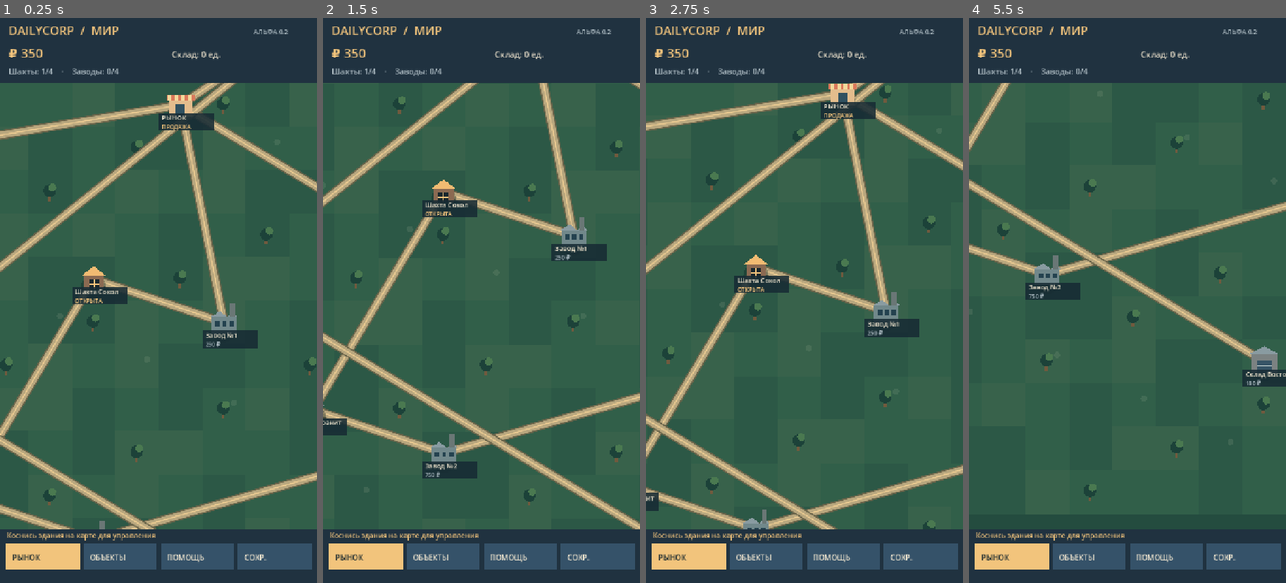
Above: before the commit, frames 1-4 (left to right).
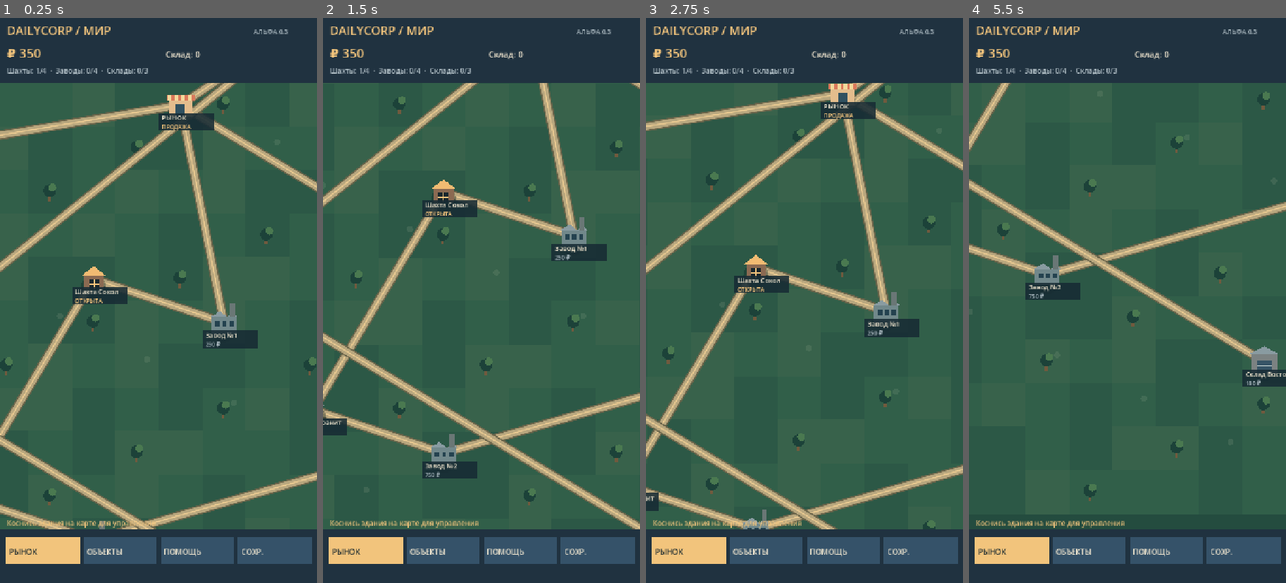
Above: after the commit, the same moments.

Repository: WarfWar/DailyCorp
Game: Godot game, scene res://scenes/main.tscn
The game is run twice, just before and just after one commit, with the same random seed, the same clock (stepped at 60 frames per second) and the same inputs.
Inputs (mouse positions are in pixels of both pictures, inside the frame that each line leads up to):
- Up to frame 1 (0.25 s): no input
- Up to frame 2 (1.5 s): tap Enter at 0.5 s; drag from (481, 300) to (513, 176) at 0.52 s; tap Space at 1.25 s; drag from (481, 300) to (465, 413) at 1.27 s
- Up to frame 3 (2.75 s): tap Enter at 2 s; move the mouse to (836, 176) at 2.02 s; click (836, 176) at 2.17 s
- Up to frame 4 (5.5 s): tap Space at 2.75, 5 s; drag from (1111, 413) to (1032, 215) at 2.77 s; tap Enter at 3.5 s; move the mouse to (1222, 385) at 3.52 s; click (1222, 385) at 3.67 s; click "✕" at 4.25 s; drag from (1032, 215) to (1079, 159) at 5.02 s

The runs differ from the first frame. In frame 1, 4.0% of the frame differs, in the area x 1-99%, y 1-98%; in frame 2, 4.0%; in frame 3, 4.0%; in frame 4, 4.1%.

Commit message:
Adapt world HUD, touch hitboxes and footer text to small portrait and landscape screens

Diff:
--- a/scripts/world_view.gd
+++ b/scripts/world_view.gd
@@ -289,6 +289,12 @@
                 info = "Коснись шахты, завода или рынка"
         queue_redraw()
 
+func top_bar_height() -> float:
+    return clampf(size.y * 0.12, 82.0, 145.0)
+
+func bottom_bar_height() -> float:
+    return clampf(size.y * 0.105, 82.0, 122.0)
+
 func world_screen(p: Vector2) -> Vector2:
     return size * 0.5 + (p - world_camera) * CELL * world_zoom
 
@@ -324,7 +330,7 @@
         contacts[t.index] = t.position
         if t.position.distance_to(touch_origin.get(t.index,t.position)) > 12.0:
             touch_moved[t.index] = true
-        if panel == "" and contacts.size() == 1 and t.position.y > 140 and t.position.y < size.y - 120:
+        if panel == "" and contacts.size() == 1 and t.position.y > top_bar_height() and t.position.y < size.y - bottom_bar_height():
             pan(t.position - old)
         elif panel == "" and contacts.size() == 2:
             var keys := contacts.keys()
@@ -353,7 +359,7 @@
         var m: InputEventMouseMotion = event
         if m.position.distance_to(mouse_start) > 12.0:
             did_move = true
-        if did_move and panel == "" and m.position.y > 140 and m.position.y < size.y - 120:
+        if did_move and panel == "" and m.position.y > top_bar_height() and m.position.y < size.y - bottom_bar_height():
             pan(m.position - mouse_last)
         mouse_last = m.position
         accept_event()
@@ -362,7 +368,7 @@
     if panel != "":
         # Modal controls handle all taps, including the fixed Close button.
         return
-    if p.y > size.y - 112.0:
+    if p.y > size.y - bottom_bar_height():
         for i in range(4):
             if bottom_button(i).has_point(p):
                 match i:
@@ -374,7 +380,7 @@
                         pop("Компания сохранена")
                 show_panel()
                 return
-    if p.y < 142.0:
+    if p.y < top_bar_height():
         return
     var hit_radius := CELL * world_zoom * 0.8
     for i in range(MINES.size()):
@@ -417,7 +423,7 @@
 func bottom_button(i: int) -> Rect2:
     var gap := 8.0
     var w := (size.x - 26.0 - 3*gap) / 4.0
-    return Rect2(13.0 + i*(w+gap), size.y - 90.0, w, 60.0)
+    return Rect2(13.0 + i*(w+gap), size.y-bottom_bar_height()+18.0, w, minf(60.0,bottom_bar_height()-24.0))
 
 func buttons() -> Array:
     match panel:
@@ -609,7 +615,8 @@
 
 func panel_button(rect: Rect2, caption: String, accent: bool = false) -> void:
     draw_rect(rect, YELLOW if accent else Color("#355269"))
-    txt(caption, rect.position + Vector2(14,rect.size.y*0.64), 17, DARK if accent else PAPER)
+    var max_font := clampi(roundi((rect.size.x-12.0)/(maxf(1.0,float(caption.length()))*0.66)),10,17)
+    txt(caption, rect.position + Vector2(7,rect.size.y*0.66), max_font, DARK if accent else PAPER)
 
 func building(p: Vector2, kind: String, owned: bool, label: String, desc: String) -> void:
     var scale := world_zoom
@@ -706,17 +713,23 @@
         var status := "КУПЛЕН" if warehouse_owned[i] else "%d ₽" % warehouse["cost"]
         building(world_screen(Vector2(warehouse["pos"])),"warehouse",warehouse_owned[i],name,status)
     building(world_screen(Vector2(MARKET_POS)),"market",true,"РЫНОК","ПРОДАЖА")
-    draw_rect(Rect2(0,0,size.x,145),PANEL)
-    draw_rect(Rect2(0,size.y-122,size.x,122),PANEL)
-    txt("DAILYCORP  /  МИР",Vector2(19,38),27,YELLOW)
-    txt("АЛЬФА 0.2",Vector2(size.x-145,36),15,MUTED)
-    txt("₽ %d" % game.cash,Vector2(19,90),29,YELLOW)
+    var top_height := top_bar_height()
+    var bottom_height := bottom_bar_height()
+    draw_rect(Rect2(0,0,size.x,top_height),PANEL)
+    draw_rect(Rect2(0,size.y-bottom_height,size.x,bottom_height),PANEL)
+    var narrow := size.x < 560 or size.y < 700
+    txt("DAILYCORP / МИР" if not narrow else "DAILYCORP",Vector2(15,30 if narrow else 38),20 if narrow else 27,YELLOW)
+    if not narrow:
+        txt("АЛЬФА 0.3",Vector2(size.x-145,36),15,MUTED)
+    txt("₽ %d" % game.cash,Vector2(15,65 if narrow else 90),22 if narrow else 29,YELLOW)
     var total := 0
     for amount in game.stock.values():
         total += int(amount)
-    txt("Склад: %d ед." % total,Vector2(size.x*0.54,89),19,PAPER)
-    txt("Шахты: %d/4    ·    Заводы: %d/4" % [mine_owned.count(true),factory_owned.count(true)],Vector2(19,127),18,MUTED)
-    txt(info,Vector2(15,size.y-102),16,YELLOW)
+    txt("Склад: %d" % total,Vector2(size.x*0.52,65 if narrow else 89),16 if narrow else 19,PAPER)
+    if not narrow:
+        txt("Шахты: %d/4  ·  Заводы: %d/4  ·  Склады: %d/3" % [mine_owned.count(true),factory_owned.count(true),warehouse_owned.count(true)],Vector2(15,125),16,MUTED)
+    if size.y >= 600:
+        txt(info,Vector2(15,size.y-bottom_height-8),14 if narrow else 16,YELLOW)
     for i in range(4):
         panel_button(bottom_button(i),["РЫНОК","ОБЪЕКТЫ","ПОМОЩЬ","СОХР."][i],i==0)
     # World dialogs are real controls; no off-screen draw commands are used.
